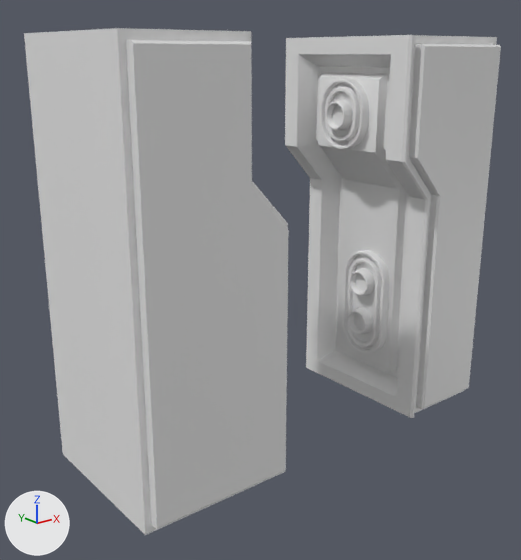
An edit to the FBX model resource/3d/배경/ST/St00_door_02.FBX, drawn before and after from the same camera.
One viewpoint serves both versions: a 50 mm lens placed at (-128.74, 30.26, 7.04), pointed at (-124.76, 35.24, 5.05). The axes (+X, +Y, +Z) are drawn at lower left. The lights are the same throughout. Where no turn or scale is listed for an object, it has been applied to the vertices.

Objects in the first picture: 'St00_door_02'.
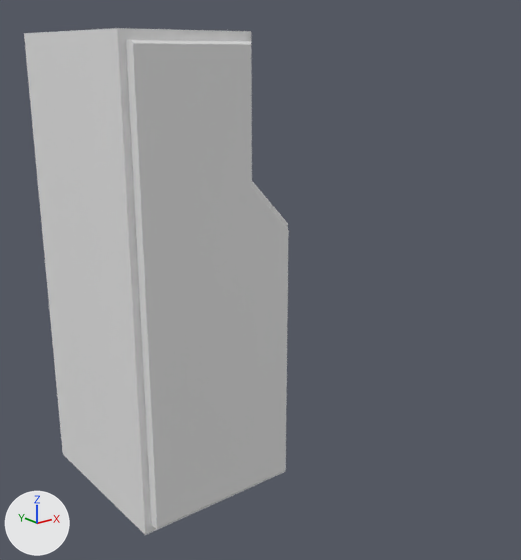
The newer file is also turned or shifted as a whole; pictures and numbers use the older file's frame.

Where the change shows, as pixel boxes (x1, y1, x2, y2) in the pictures (521 x 560 px):
'St00_door_02', reshaped (44% narrower)
    before: (24, 28, 501, 535)
    after: (24, 28, 289, 535)
part 1 of me_mesh, deleted
    before: (285, 35, 501, 418)

What the commit changed:
me_mesh is used by ob_st00_door_02; location (-124.538, 35.194, 5.371).
me_mesh had 2066 vertices, 4064 faces and spanned x -1.97..1.97, y -0.83..0.83, z -1.82..1.82.
me_mesh now has 1082 vertices, 2124 faces and spans x -1.97..-0.56, y -0.83..0.83, z -1.82..1.82.
me_mesh part 1: 6 loose pieces with 984 vertices, spanning x 0.6..1.97, y -0.83..0.83, z -1.82..1.82, are deleted.
